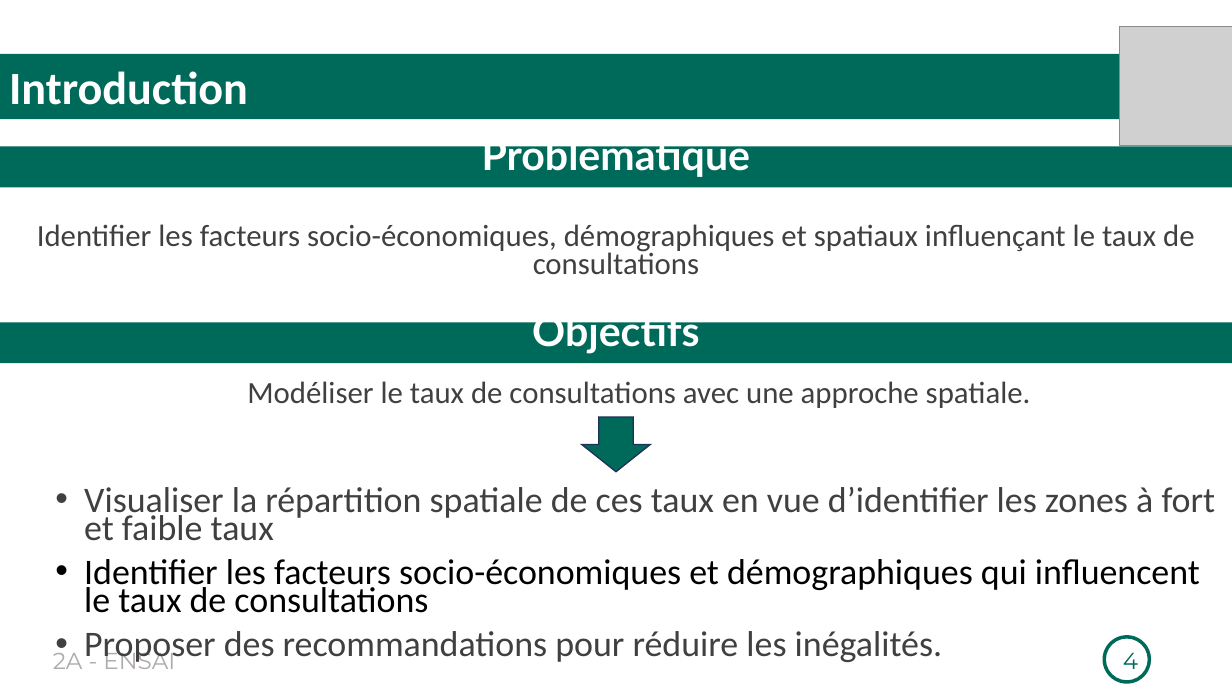
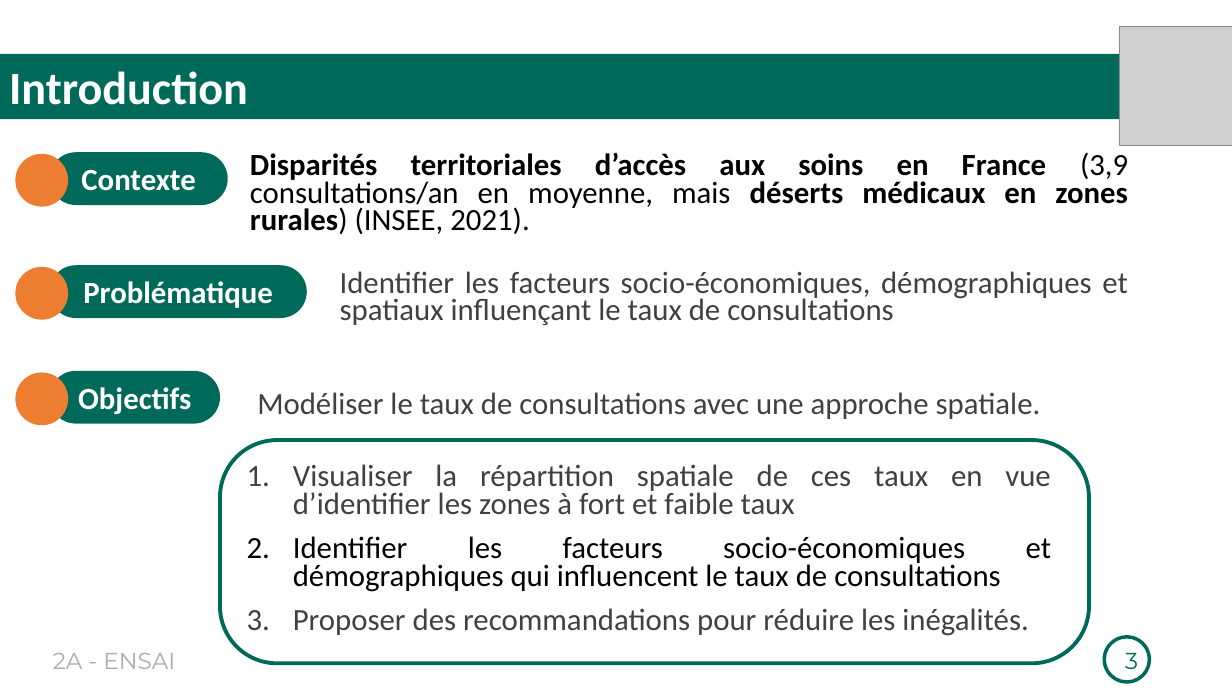
Before and after one commit to Richard-GOZAN/Projet-Stat-2A-Ensai, a slide deck: slide 3 of Présentation/Soutenance_Groupe25.pptx (slide 4 before the commit). Drawn at 1232x693 pixels with LibreOffice and Linux fonts; fonts in the diff are those of the drawing; grey boxes stand for pictures. Boxes give left, top, right and bottom in pixels: in the first picture for what was removed or moved away, otherwise in the second. Text is boxed around its words. In the diff, an @@ line names an element or a change of style, - is before the commit and + after.

```diff
--- a/Présentation/Soutenance_Groupe25.pptx
+++ b/Présentation/Soutenance_Groupe25.pptx
@@ ellipse added at box(16, 154, 68, 207), fill #ED7D31 @@
@@ rounded rectangle added at box(50, 152, 228, 205), fill #006A5A, 24 pt, text #FFFFFF, bold @@
+Contexte
@@ text added at box(250, 152, 1128, 234), 24 pt, text #000000, bold @@
+Disparités territoriales d’accès aux soins en France (3,9 consultations/an en moyenne, mais déserts médicaux en zones rurales) (INSEE, 2021).
@@ ellipse added at box(16, 267, 68, 320), fill #ED7D31 @@
@@ rounded rectangle "Problématique" at box(50, 265, 307, 318): size 32 to 24 pt, font Lato to Calibri; line spacing 21.4pt to 1; less space between paragraphs; vertical alignment top to middle; rectangle to rounded rectangle @@
@@ rounded rectangle "Problématique": place and size @@
-rounded rectangle "Problématique" at box(0, 147, 1232, 188)
+rounded rectangle "Problématique" at box(50, 265, 307, 318)
@@ text "Identifier les facteurs socio-économiques, démographiques ...": place and size @@
-text "Identifier les facteurs socio-économiques, démographiques ..." at box(37, 224, 1194, 275)
+text "Identifier les facteurs socio-économiques, démographiques ..." at box(340, 271, 1127, 325)
@@ text "Identifier les facteurs socio-économiques, démographiques ..." at box(340, 271, 1127, 325): alignment centre to justified @@
@@ ellipse added at box(16, 372, 68, 425), fill #ED7D31 @@
@@ rounded rectangle "Objectifs": place and size @@
-rounded rectangle "Objectifs" at box(0, 323, 1232, 363)
+rounded rectangle "Objectifs" at box(50, 371, 221, 423)
@@ rounded rectangle "Objectifs" at box(50, 371, 221, 423): size 32 to 24 pt, font Lato to Calibri; line spacing 21.4pt to 1; less space between paragraphs; vertical alignment top to middle; rectangle to rounded rectangle @@
@@ text "Modéliser le taux de consultations ...": place and size @@
-text "Modéliser le taux de consultations ..." at box(247, 381, 1031, 408)
+text "Modéliser le taux de consultations ..." at box(257, 392, 1041, 419)
@@ down arrow removed at box(581, 417, 650, 471) @@
@@ rounded rectangle added at box(220, 440, 1089, 664), outline #006A5A 3 pt @@
@@ text "Visualiser la répartition spatiale de ...": place and size @@
-text "Visualiser la répartition spatiale de ..." at box(84, 487, 1216, 666)
+text "Visualiser la répartition spatiale de ..." at box(293, 464, 1051, 636)
@@ text "Visualiser la répartition spatiale de ..." at box(293, 464, 1051, 636): size 28 to 24 pt; alignment left to justified; bullet • to 1. @@
@@ page number at box(1125, 653, 1138, 669): text changed @@
-4
+3
```
Also in this commit, not shown: 6 other slides changed, 3 slides added, 3 slides removed.
